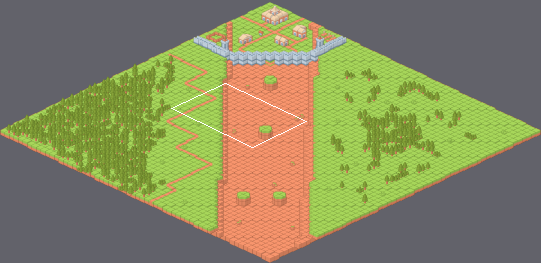
Tiled map: assets/level/Map/mapa2.tmx. The picture above shows the old version from afar; the outline marks the close-up.
Close-up. Before:
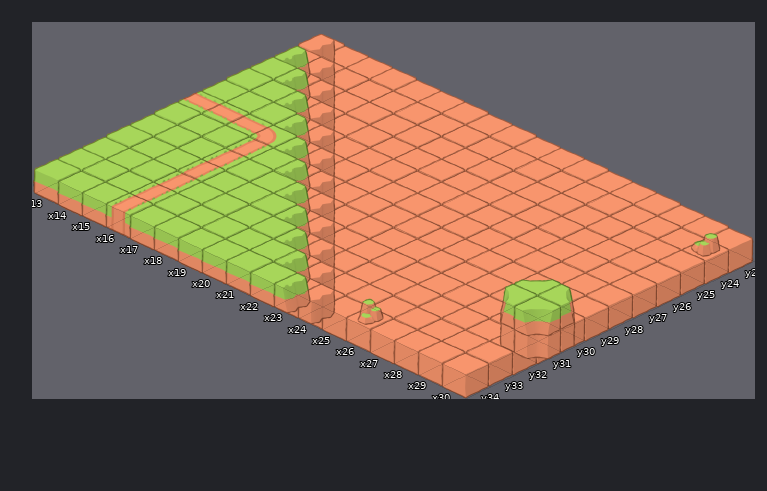
Cells are 232x110 px. Isometric: x runs down to the right, y down to the left. Shown: x 13..30, y 23..34. The commit also changed other parts of the map, which this record leaves out.
And afterwards:
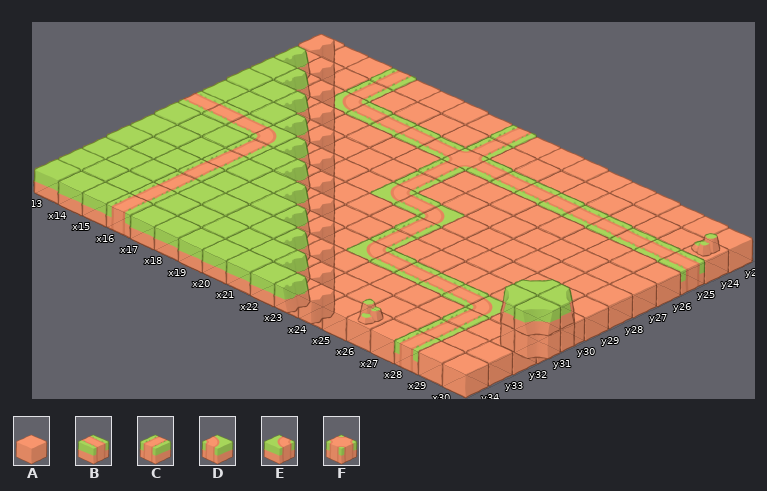
Key: from "Example": A 104 "dirt_center_N", B 120 "grass_path_N", C 121 "grass_path_E", D 125 "grass_pathBend_E", E 127 "grass_pathBend_W", F 132 "grass_pathCrossing_N".
_ is an empty cell.
The edit:
Layer "Suelo":
y 23..24: x 16 A -> C; x 21 A -> C
y 25: x 16..30 AAAAAAAAAAAAAAA -> EBBBBFBBBBBBBBB
y 26..27: x 21 A -> C
y 28: x 21..23 AAA -> EBD
y 29..30: x 23 A -> C
y 31: x 23..28 AAAAAA -> EBBBBD
y 32..34: x 28 A -> C
Where, in picture pixels (left, top, right, bottom), the same in both close-ups:
changed: (334, 68, 706, 372)
